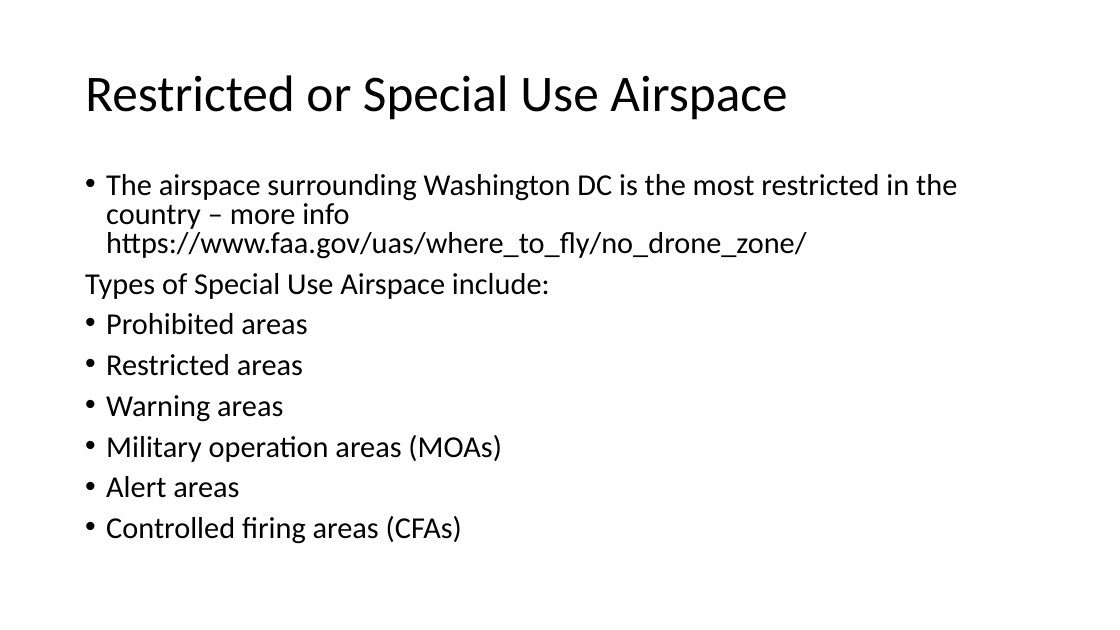
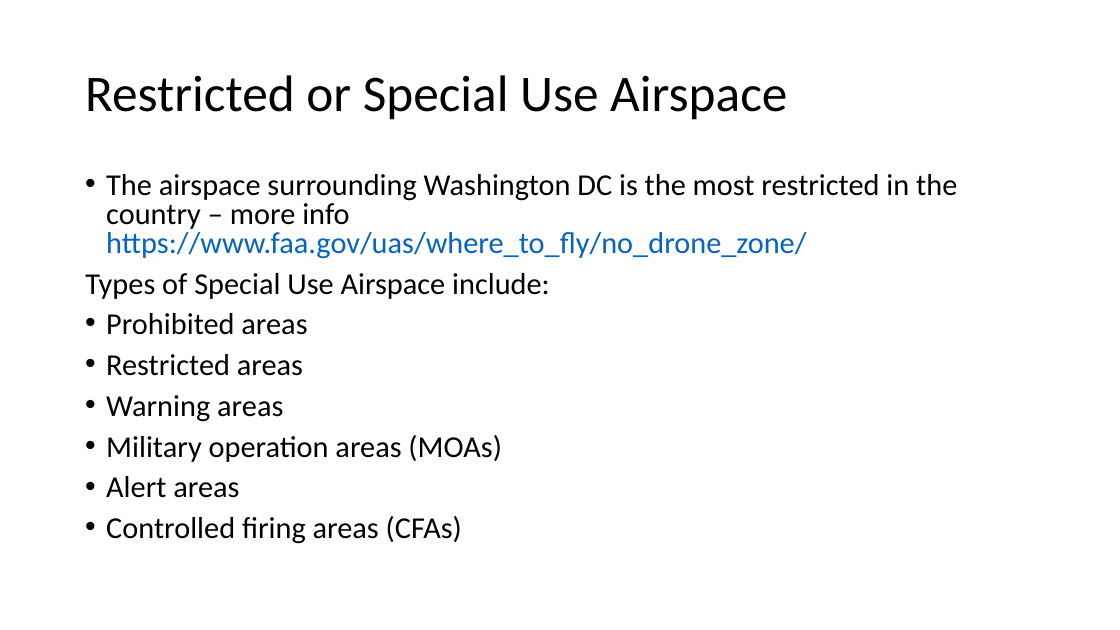
Before and after one commit to ncsu-geoforall-lab/uav-lidar-analytics-course, a slide deck: slide 23 of lectures/rules.ppt (slide 21 before the commit). Drawn at 1120x630 pixels with LibreOffice and Linux fonts; fonts in the diff are those of the drawing. Boxes give left, top, right and bottom in pixels: in the first picture for what was removed or moved away, otherwise in the second. Text is boxed around its words. In the diff, an @@ line names an element or a change of style, - is before the commit and + after.

```diff
--- a/lectures/rules.ppt
+++ b/lectures/rules.ppt
@@ text at (x1=106, y1=174, x2=957, y2=259): text colour #000000 to #0563C1 in "https://www.faa.gov/uas/where_to_fly/no_drone_zone/" @@
```
Also in this commit, not shown: 10 other slides changed, 2 slides added, 11 other files.
